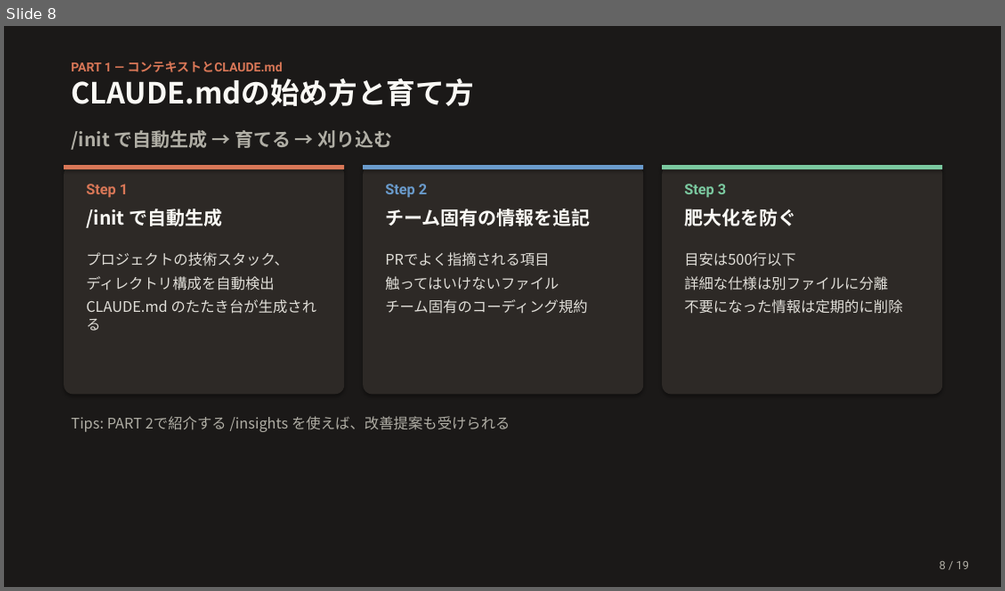
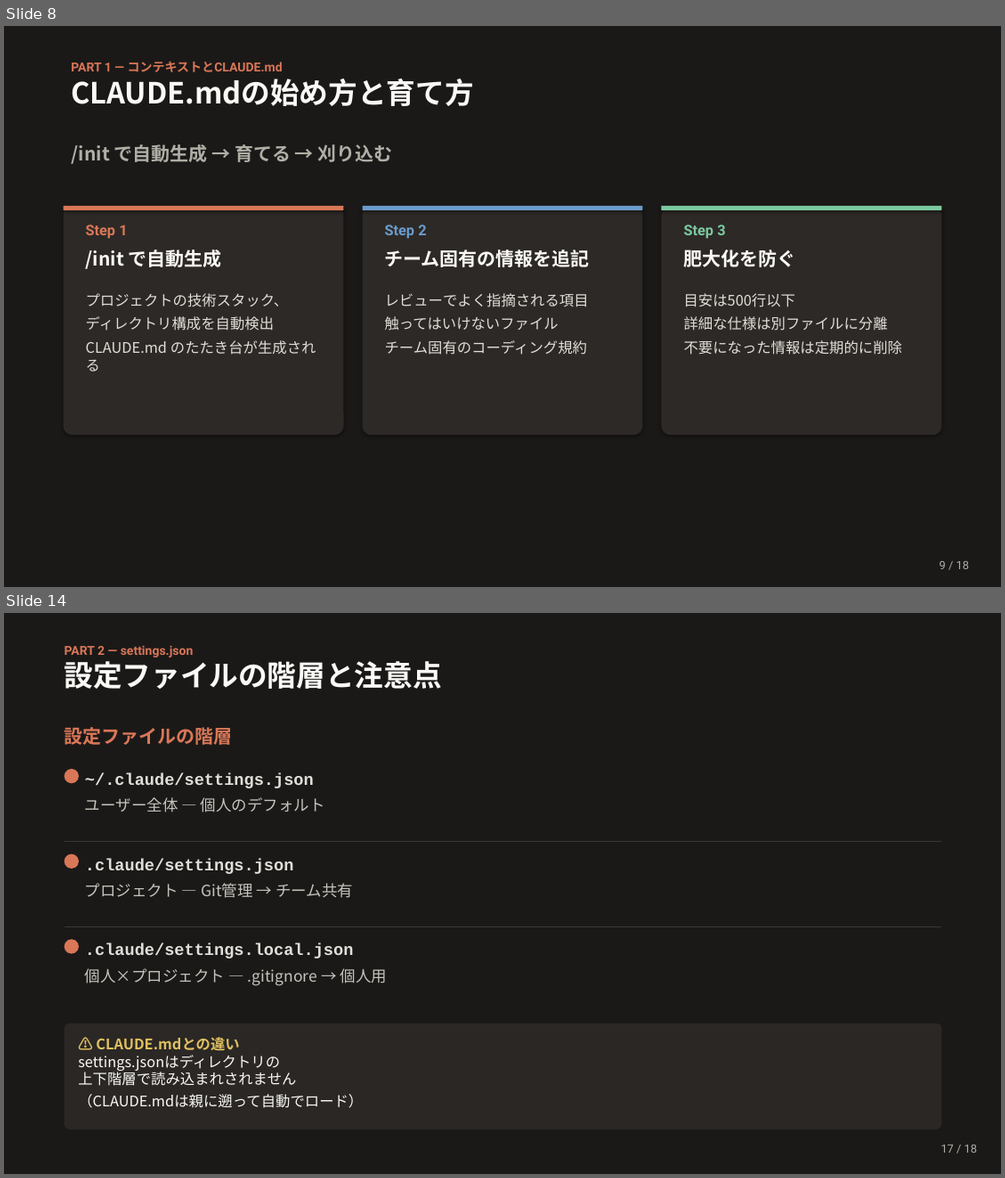
Before and after one commit to Ischca/zenn, a slide deck: slides/Claude_session2.pptx. Shown one above the other, each under a label of ours: slide 8 before the commit, slides 8 and 14 after it; the slides between them are not shown. The pictures are 1005x591 and 1005x1178 pixels, drawn with LibreOffice and Linux fonts; fonts in the diff are those of the drawing. Boxes give left, top, right and bottom in pixels: in the first picture for what was removed or moved away, otherwise in the second. Text is boxed around its words. In the diff, an @@ line names an element or a change of style, - is before the commit and + after.

```diff
--- a/slides/Claude_session2.pptx
+++ b/slides/Claude_session2.pptx
@@ slide 14 added at (4, 613, 1001, 1174), background #1B1918 @@
@@ text added at (65, 645, 194, 657), 12 pt, text #D97757, bold @@
+PART 2 — settings.json
@@ text added at (65, 657, 442, 689), 28 pt, text #FAF9F5, bold @@
+設定ファイルの階層と注意点
@@ text added at (65, 727, 233, 745), 18 pt, text #D97757, bold @@
+設定ファイルの階層
@@ ellipse added at (65, 769, 79, 783), fill #D97757 @@
@@ text added at (85, 773, 314, 788), 16 pt, text #E0DED8, bold @@
+~/.claude/settings.json
@@ text added at (85, 797, 325, 812), 15 pt, text #C5C3BB @@
+ユーザー全体 — 個人のデフォルト
@@ line added from (65, 842) to (942, 842), #3A3735 0.5 pt @@
@@ ellipse added at (65, 854, 79, 868), fill #D97757 @@
@@ text added at (85, 859, 294, 874), 16 pt, text #E0DED8, bold @@
+.claude/settings.json
@@ text added at (85, 883, 353, 898), 15 pt, text #C5C3BB @@
+プロジェクト — Git管理 → チーム共有
@@ line added from (65, 926) to (942, 926), #3A3735 0.5 pt @@
@@ ellipse added at (65, 939, 79, 953), fill #D97757 @@
@@ text added at (85, 943, 354, 958), 16 pt, text #E0DED8, bold @@
+.claude/settings.local.json
@@ text added at (85, 968, 387, 986), 15 pt, text #C5C3BB @@
+個人×プロジェクト — .gitignore → 個人用
@@ rounded rectangle added at (65, 1023, 942, 1130), fill #2A2725, 14 pt, text #FAF9F5 @@
+⚠ CLAUDE.mdとの違い
+settings.jsonはディレクトリの
+上下階層で読み込まれされません
+（CLAUDE.mdは親に遡って自動でロード）
@@ text added at (941, 1144, 977, 1152), 11 pt, text #B0AEA5 @@
+17 / 18
@@ slide 8 changed as well @@
@@ text "/init で自動生成 → 育てる → ...": place and size @@
-text "/init で自動生成 → 育てる → ..." at (71, 130, 393, 150)
+text "/init で自動生成 → 育てる → ..." at (71, 144, 393, 164)
@@ 8 texts, 3 rounded rectangles, 3 rectangles: place and size @@
-8 texts, 3 rounded rectangles, 3 rectangles at (64, 165, 942, 394)
+8 texts, 3 rounded rectangles, 3 rectangles at (63, 206, 942, 435)
@@ text "レビューでよく指摘される項目": place and size @@
-text "レビューでよく指摘される項目" at (385, 252, 587, 313)
+text "レビューでよく指摘される項目" at (385, 293, 589, 354)
@@ text at (385, 293, 589, 307): text changed @@
-PRでよく指摘される項目
+レビューでよく指摘される項目
@@ text removed at (71, 416, 510, 432) @@
-Tips: PART 2で紹介する /insights を使えば、改善提案も受けられる
```
Also in this commit, not shown: 6 other slides changed, 7 other slides added, 12 slides removed, 8 other files.
